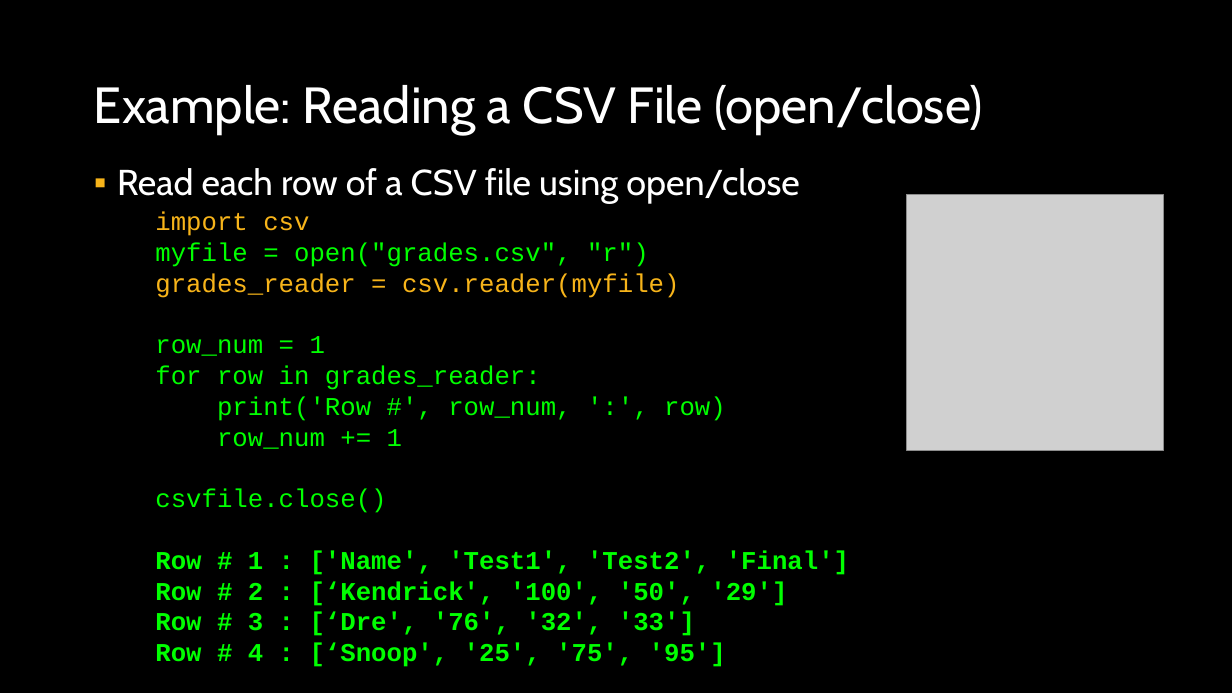
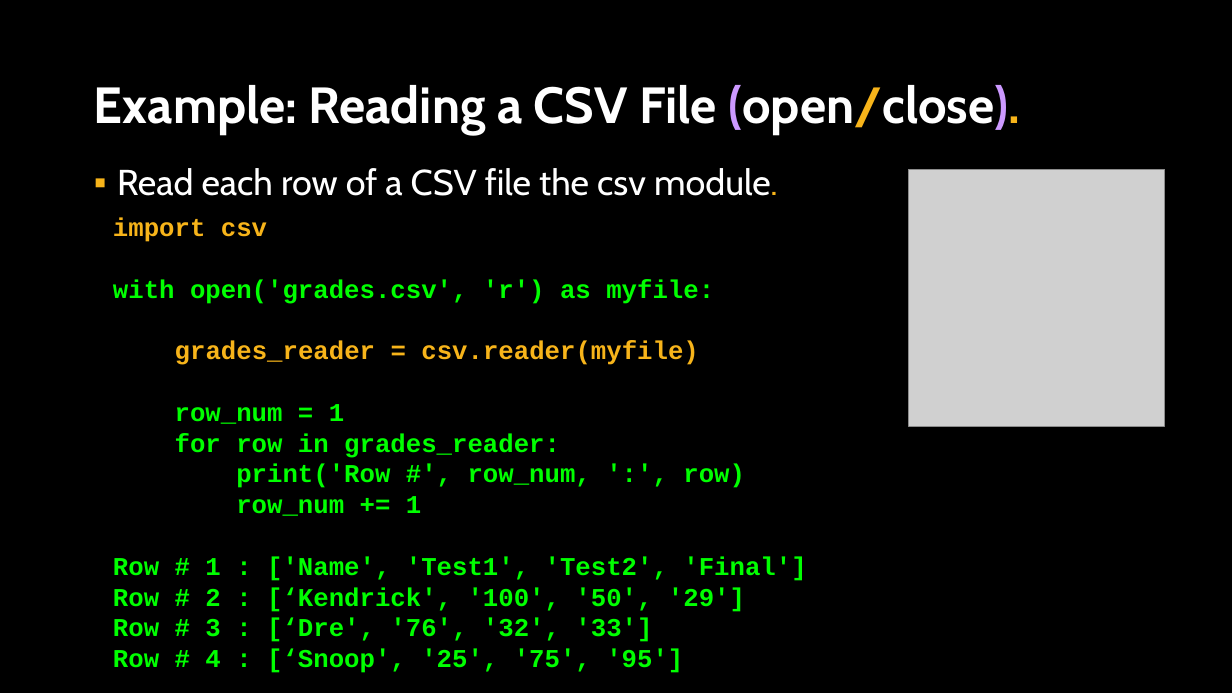
Before and after one commit to APS106/APS106-winter-2026-goodfellow-sutton, a slide deck: slide 15 of lectures/week11/lecture2/slides/week11_lecture2.pptx (slide 17 before the commit). Drawn at 1232x693 pixels with LibreOffice and Linux fonts; fonts in the diff are those of the drawing; grey boxes stand for pictures; background and template pictures are left out. Boxes give left, top, right and bottom in pixels: in the first picture for what was removed or moved away, otherwise in the second. Text is boxed around its words. In the diff, an @@ line names an element or a change of style, - is before the commit and + after.

```diff
--- a/lectures/week11/lecture2/slides/week11_lecture2.pptx
+++ b/lectures/week11/lecture2/slides/week11_lecture2.pptx
@@ title at [94, 85, 1020, 134]: text changed; bold on @@
-Example: Reading a CSV File (open/close)
+Example: Reading a CSV File (open/close).
@@ text at [117, 168, 778, 196]: text changed @@
-▪ Read each row of a CSV file using open/close
+▪ Read each row of a CSV file the csv module.
@@ picture: place and size @@
-picture at [907, 194, 1164, 451]
+picture at [909, 169, 1165, 426]
@@ text "import csv": place and size @@
-text "import csv" at [155, 211, 849, 667]
+text "import csv" at [113, 217, 806, 673]
@@ text at [113, 217, 745, 516]: bold on in "import csv", "grades_reader = csv.reader(myfile)", "row_num = 1", "for row in grades_reader:" and 2 more places @@
@@ text at [113, 279, 714, 304]: text changed; bold on @@
-myfile = open("grades.csv", "r")
+with open('grades.csv', 'r') as myfile:
@@ text at [155, 488, 386, 513]: paragraph removed @@
-csvfile.close()
```
Also in this commit, not shown: 23 other slides changed, 2 slides added, 5 slides removed, 17 other files.
